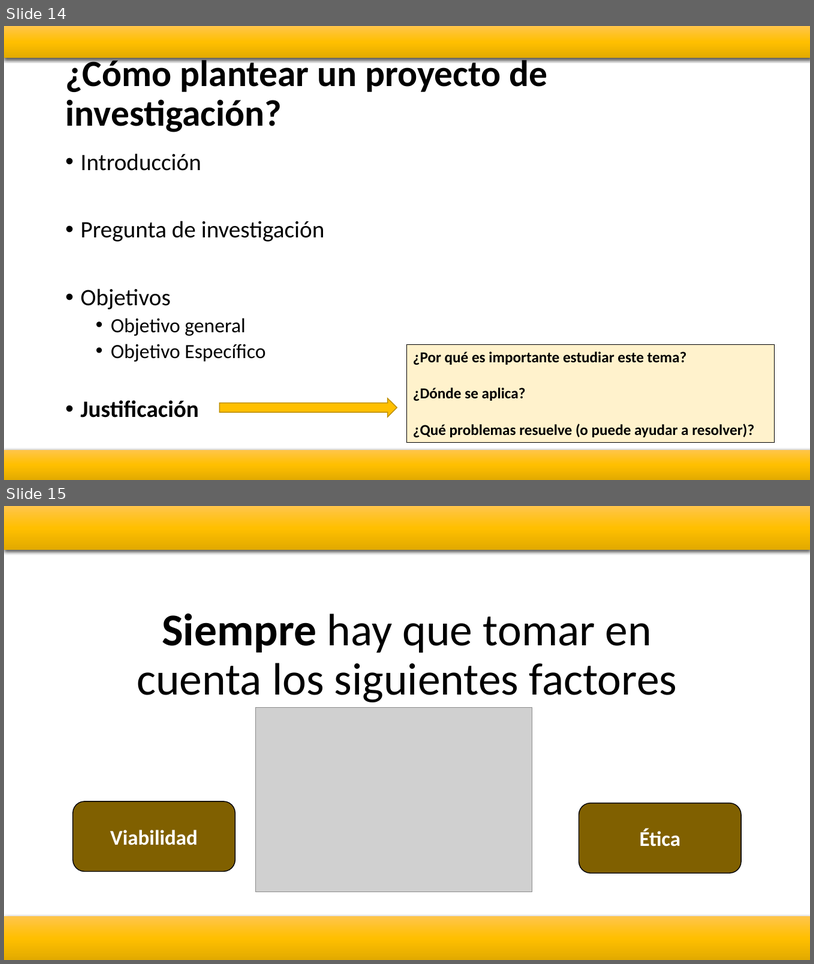
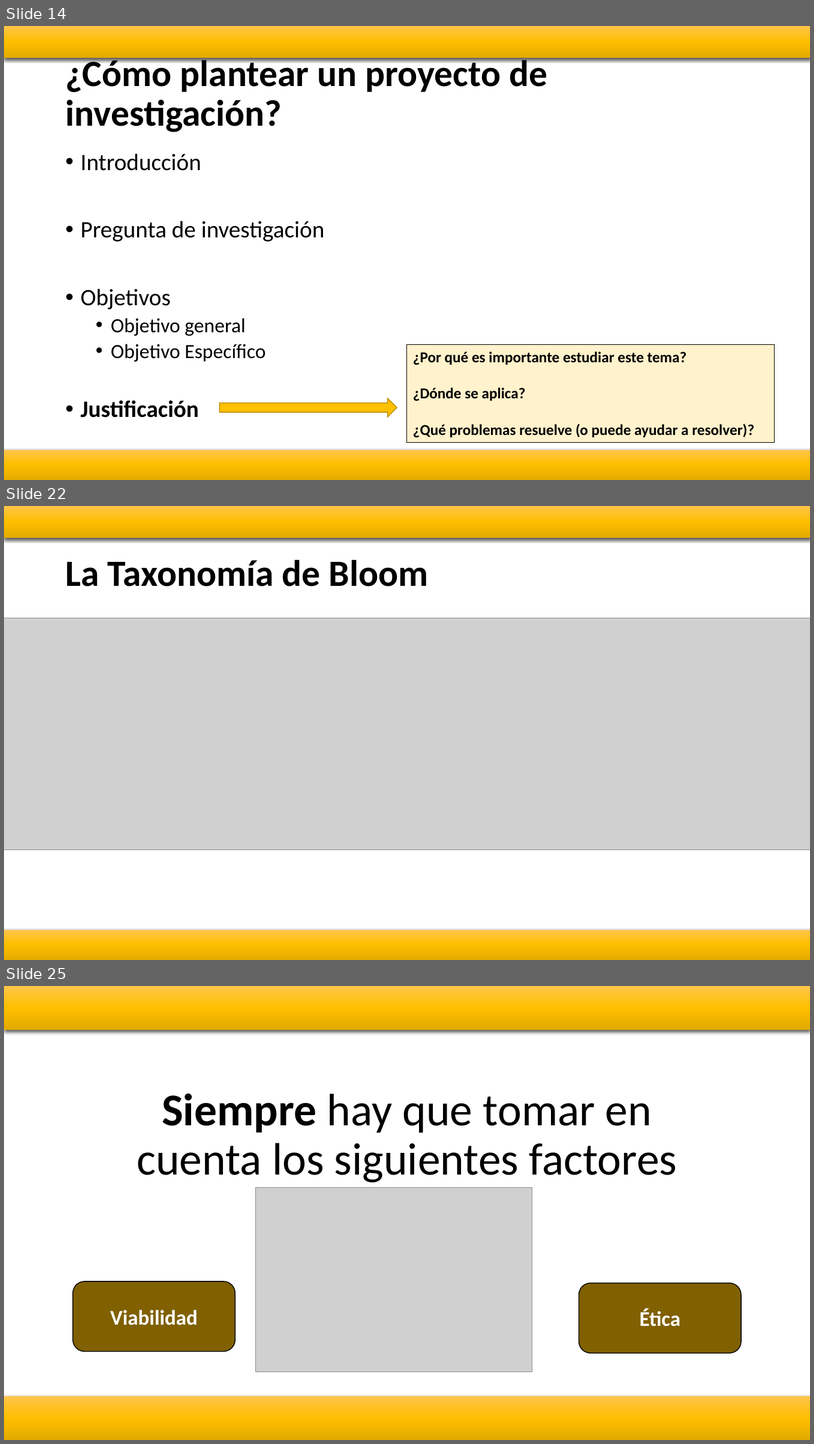
Before and after one commit to Adrifelcha/afchavez-019, a slide deck: JeanPiaget/2019-2020/Presentaciones/2_Un2_VI_Planteamiento.pptx. Shown one above the other, each under a label of ours: slides 14 and 15 before the commit, slides 14, 22 and 25 after it; the slides between them are not shown. The pictures are 814x964 and 814x1444 pixels, drawn with LibreOffice and Linux fonts; fonts in the diff are those of the drawing; grey boxes stand for pictures. Boxes give left, top, right and bottom in pixels: in the first picture for what was removed or moved away, otherwise in the second. Text is boxed around its words. In the diff, an @@ line names an element or a change of style, - is before the commit and + after.

```diff
--- a/JeanPiaget/2019-2020/Presentaciones/2_Un2_VI_Planteamiento.pptx
+++ b/JeanPiaget/2019-2020/Presentaciones/2_Un2_VI_Planteamiento.pptx
@@ slide 22 added at (4, 506, 810, 960), background #FFFFFF @@
@@ rectangle added at (4, 506, 810, 538), fill gradient #FFC64B to #FFC000 to #E3AB00 @@
@@ title added at (65, 559, 429, 586), 44 pt, text #000000, bold @@
+La Taxonomía de Bloom
@@ picture added at (4, 618, 810, 850) @@
@@ rectangle added at (4, 930, 810, 960), fill gradient #FFC64B to #FFC000 to #E3AB00 @@
@@ what was slide 15 is now slide 25 @@
```
Also in this commit, not shown: 9 other slides added, 5 other files.
